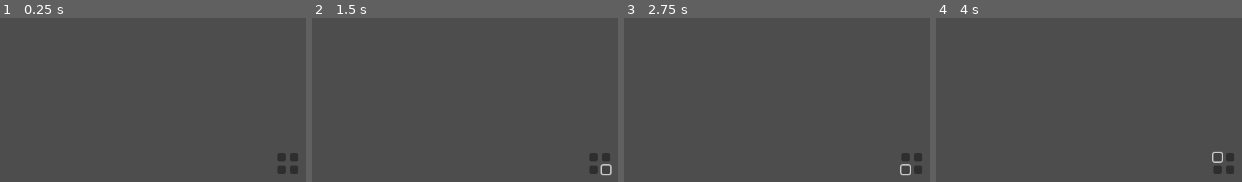
Above: before the commit, frames 1-4 (left to right).
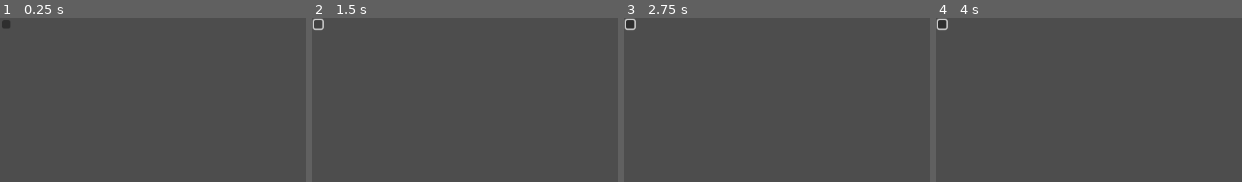
Above: after the commit, the same moments.

Repository: RRealJ/GameJam2024
Game: Godot game, scene res://cenas/peca2x2.tscn
The game is run twice, just before and just after one commit, with the same random seed, the same clock (stepped at 60 frames per second) and the same inputs. The project has no main scene, so this scene is started directly. The engine's default icon, where the game draws it, is replaced by a stand-in: a white triangle on a blue panel in a dark square.
Inputs (mouse positions are in pixels of both pictures, inside the frame that each line leads up to; where the layout moved, square brackets give the same spot in the first picture):
- Up to frame 1 (0.25 s): no input
- Up to frame 2 (1.5 s): click (593, 157) at 0.52 s; click (318, 24) [605, 170] at 1.25 s
- Up to frame 3 (2.75 s): click (905, 170) at 2.02 s
- Up to frame 4 (4 s): click (1229, 157) at 2.77 s; click (1217, 157) at 3.52 s

The runs differ from the first frame. In frame 1, 0.6% of the frame differs, in the area x 0-98%, y 1-96%; in frame 2, 0.6%; in frame 3, 0.7%, in the area x 0-98%, y 0-96%; in frame 4, 0.7%.

Commit message:
adicionado peça L e peça T

Diff:
--- a/cenas/peca2x2.tscn
+++ b/cenas/peca2x2.tscn
@@ -7,48 +7,46 @@
 size = Vector2(30, 29.9999)
 
 [node name="peca2x2" type="Node2D"]
-position = Vector2(415, 208)
 script = ExtResource("1_bh5f1")
 
 [node name="sprite" type="Sprite2D" parent="."]
-position = Vector2(-5.84126e-06, 2)
-scale = Vector2(0.275391, 0.269991)
+scale = Vector2(0.275, 0.275)
 texture = ExtResource("1_3b64e")
 
 [node name="area" type="Area2D" parent="sprite"]
-position = Vector2(0, -3.7038)
+position = Vector2(2.12409e-05, 2.38419e-07)
 scale = Vector2(3.63121, 3.70383)
 
 [node name="Button" type="Button" parent="sprite/area"]
 offset_left = -15.0
-offset_top = -14.0
+offset_top = -15.0
 offset_right = -2.99997
-offset_bottom = -1.99999
+offset_bottom = -2.99999
 metadata/_edit_use_anchors_ = true
 
 [node name="Button2" type="Button" parent="sprite/area"]
 offset_left = 3.0
-offset_top = 4.0
+offset_top = 3.0
 offset_right = 15.0
-offset_bottom = 16.0
+offset_bottom = 15.0
 metadata/_edit_use_anchors_ = true
 
 [node name="Button3" type="Button" parent="sprite/area"]
 offset_left = -15.0
-offset_top = 4.0
+offset_top = 3.0
 offset_right = -3.0
-offset_bottom = 16.0
+offset_bottom = 15.0
 metadata/_edit_use_anchors_ = true
 
 [node name="Button4" type="Button" parent="sprite/area"]
 offset_left = 3.0
-offset_top = -14.0
+offset_top = -15.0
 offset_right = 15.0
-offset_bottom = -1.99999
+offset_bottom = -2.99999
 metadata/_edit_use_anchors_ = true
 
 [node name="colissao" type="CollisionShape2D" parent="sprite/area"]
-position = Vector2(-3.05176e-05, 1)
+position = Vector2(-5.84955e-06, -1.19209e-07)
 shape = SubResource("RectangleShape2D_mo62t")
 
 [connection signal="ready" from="." to="." method="_on_ready"]
--- /dev/null
+++ b/cenas/peca_L.tscn
@@ -0,0 +1,45 @@
+[gd_scene load_steps=3 format=3 uid="uid://higaqni2e10g"]
+
+[ext_resource type="Script" path="res://scripts/peca_geral.gd" id="1_fd83k"]
+[ext_resource type="Texture2D" uid="uid://c87dfcgjth2gt" path="res://icon.svg" id="2_xbp8j"]
+
+[node name="PecaL" type="Node2D"]
+script = ExtResource("1_fd83k")
+
+[node name="sprite" type="Sprite2D" parent="."]
+scale = Vector2(0.275, 0.421875)
+texture = ExtResource("2_xbp8j")
+
+[node name="area" type="Area2D" parent="sprite"]
+position = Vector2(0, -2.37037)
+scale = Vector2(3.63636, 2.36334)
+
+[node name="CollisionPolygon2D" type="CollisionPolygon2D" parent="sprite/area"]
+polygon = PackedVector2Array(-15, -23, -15, -11, 3, -11, 3, 25, 15, 25, 15, -23)
+
+[node name="Button" type="Button" parent="sprite/area"]
+offset_left = 3.0
+offset_top = 13.0
+offset_right = 15.0
+offset_bottom = 25.0
+
+[node name="Button2" type="Button" parent="sprite/area"]
+offset_left = 3.0
+offset_top = -5.0
+offset_right = 15.0
+offset_bottom = 7.0
+
+[node name="Button3" type="Button" parent="sprite/area"]
+offset_left = 3.0
+offset_top = -23.0
+offset_right = 15.0
+offset_bottom = -11.0
+
+[node name="Button4" type="Button" parent="sprite/area"]
+offset_left = -15.0
+offset_top = -23.0
+offset_right = -3.0
+offset_bottom = -11.0
+
+[connection signal="area_entered" from="sprite/area" to="." method="_on_area_entered"]
+[connection signal="area_exited" from="sprite/area" to="." method="_on_area_exited"]
--- /dev/null
+++ b/cenas/peca_T.tscn
@@ -0,0 +1,45 @@
+[gd_scene load_steps=3 format=3 uid="uid://b41dapldo5twn"]
+
+[ext_resource type="Script" path="res://scripts/peca_geral.gd" id="1_t7yn1"]
+[ext_resource type="Texture2D" uid="uid://c87dfcgjth2gt" path="res://icon.svg" id="2_s56ct"]
+
+[node name="peca_T" type="Node2D"]
+script = ExtResource("1_t7yn1")
+
+[node name="sprite" type="Sprite2D" parent="."]
+scale = Vector2(0.275, 0.421875)
+texture = ExtResource("2_s56ct")
+
+[node name="area" type="Area2D" parent="sprite"]
+position = Vector2(0, -2.37037)
+scale = Vector2(3.63636, 2.37037)
+
+[node name="CollisionPolygon2D" type="CollisionPolygon2D" parent="sprite/area"]
+polygon = PackedVector2Array(-15, -5, -15, 7, 3, 7, 3, 25, 15, 25, 15, -23, 3, -23, 3, -5)
+
+[node name="Button" type="Button" parent="sprite/area"]
+offset_left = 3.0
+offset_top = 13.0
+offset_right = 15.0
+offset_bottom = 25.0
+
+[node name="Button2" type="Button" parent="sprite/area"]
+offset_left = 3.0
+offset_top = -5.0
+offset_right = 15.0
+offset_bottom = 7.0
+
+[node name="Button3" type="Button" parent="sprite/area"]
+offset_left = 3.0
+offset_top = -23.0
+offset_right = 15.0
+offset_bottom = -11.0
+
+[node name="Button4" type="Button" parent="sprite/area"]
+offset_left = -15.0
+offset_top = -5.0
+offset_right = -3.0
+offset_bottom = 7.0
+
+[connection signal="area_entered" from="sprite/area" to="." method="_on_area_entered"]
+[connection signal="area_exited" from="sprite/area" to="." method="_on_area_exited"]
--- a/scripts/peca_geral.gd
+++ b/scripts/peca_geral.gd
@@ -4,18 +4,18 @@
 
 @onready var area2d = $sprite/area
 @onready var textura : Resource #vai pegar a textura do estagio atraves de load/preload
-@onready var sprite = $sprite.texture
+@onready var sprite = $sprite
 
 
 func _on_ready() -> void:
-	$sprite.texture = textura #atribui a textura que quiser ao carregar na cena
+	sprite.texture = textura #atribui a textura que quiser ao carregar na cena
 
 
-func _on_area_entered(area) -> void: #quando entrar em area peca, fica vermelho
+func _on_area_entered(area) -> void: #quando entrar em area peça, fica vermelha
 	if area is Peca:
 		sprite.modulate = Color8(186, 8, 0, 45)
 
 
-func _on_area_exited(area) -> void: #quando sair de area peca, fica normal
+func _on_area_exited(area) -> void: #quando sair de area peça, fica normal
 	if area is Peca:
 		sprite.modulate = Color8(186, 8, 0, 0)
